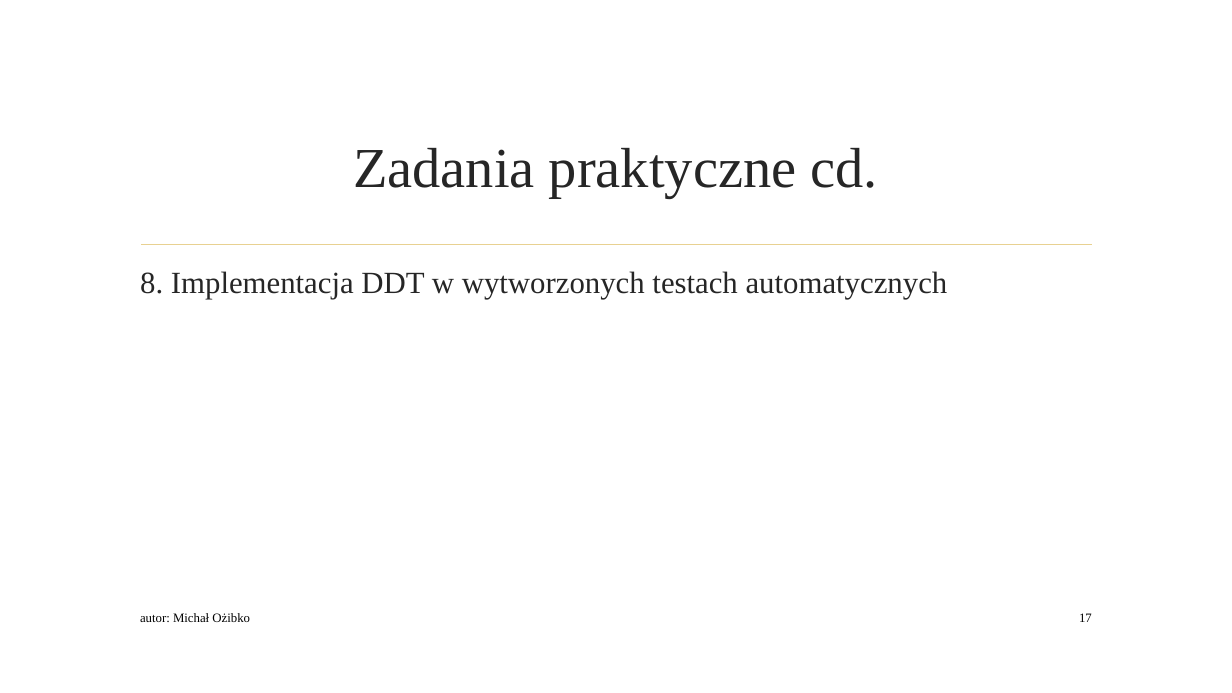
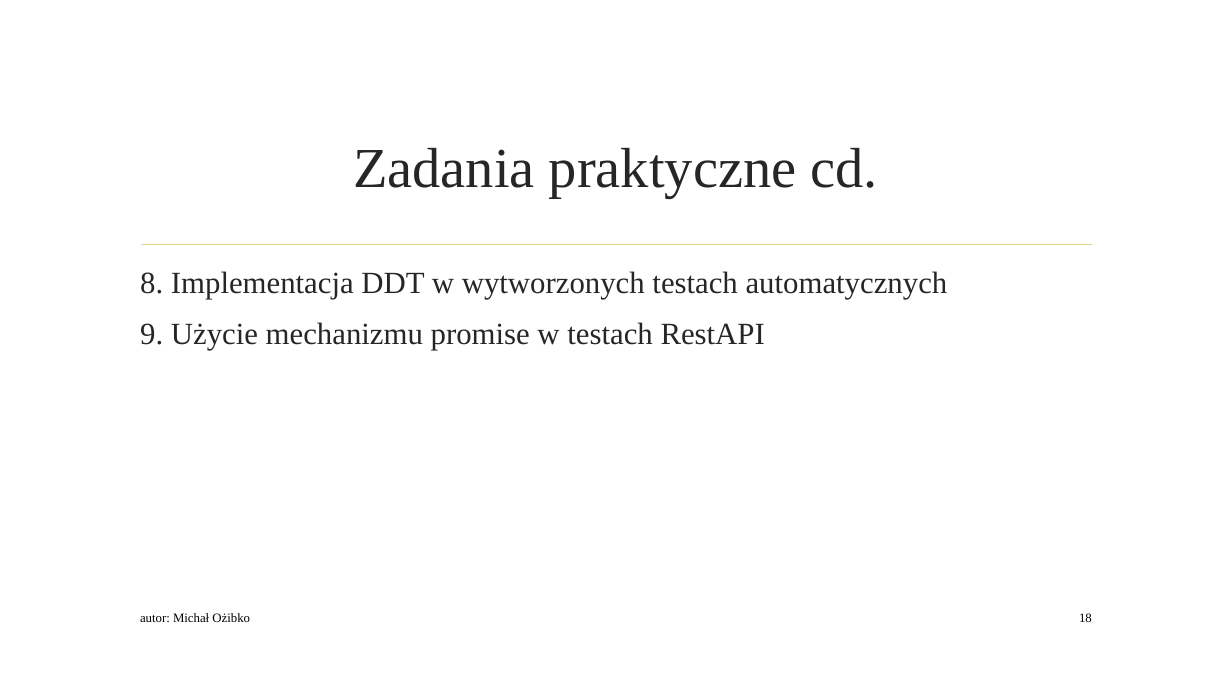
Before and after one commit to qadevpl/repo, a slide deck: slide 18 of JSRestApi/WarsztatQA.pptx (slide 17 before the commit). Drawn at 1232x693 pixels with LibreOffice and Linux fonts; fonts in the diff are those of the drawing; background and template pictures are left out. Boxes give left, top, right and bottom in pixels: in the first picture for what was removed or moved away, otherwise in the second. Text is boxed around its words. In the diff, an @@ line names an element or a change of style, - is before the commit and + after.

Commit message:
add promis-request

```diff
--- a/JSRestApi/WarsztatQA.pptx
+++ b/JSRestApi/WarsztatQA.pptx
@@ text at (140,322,765,350): paragraph added @@
+9. Użycie mechanizmu promise w testach RestAPI
@@ page number at (1079,613,1092,622): text changed @@
-17
+18
```
Also in this commit, not shown: 1 other slide changed, 1 slide added, 4 other files.
